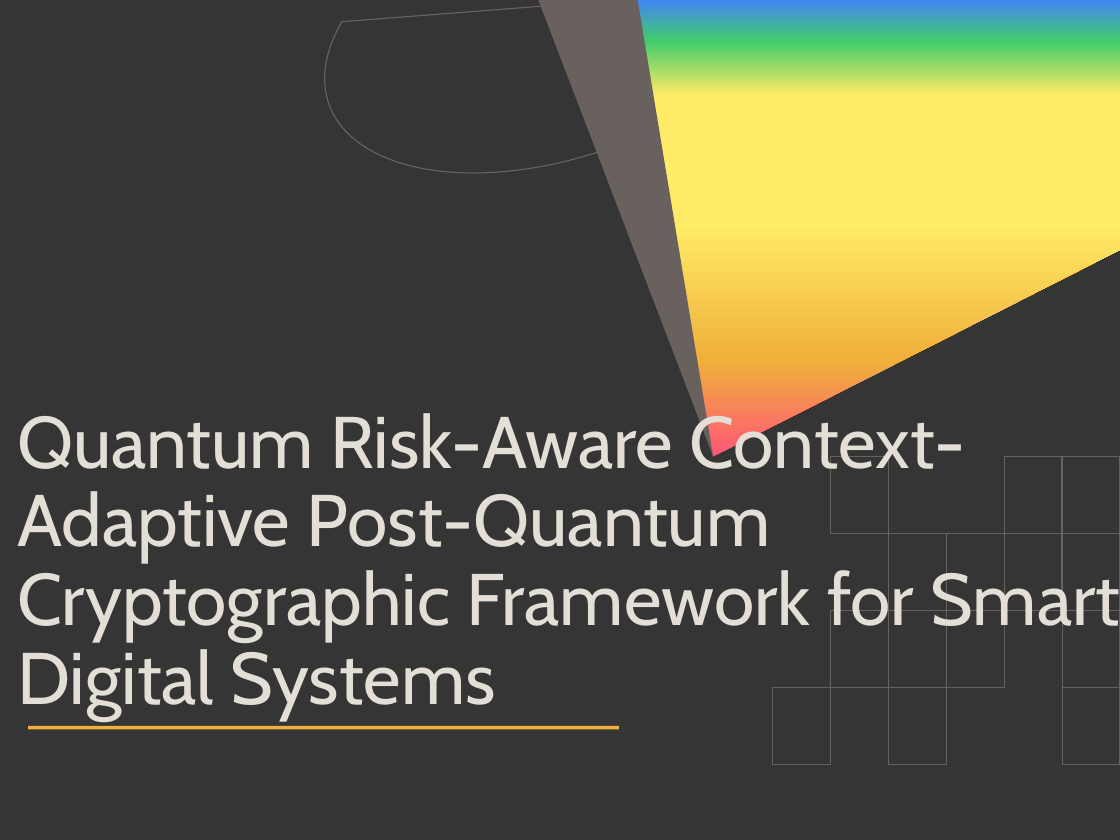
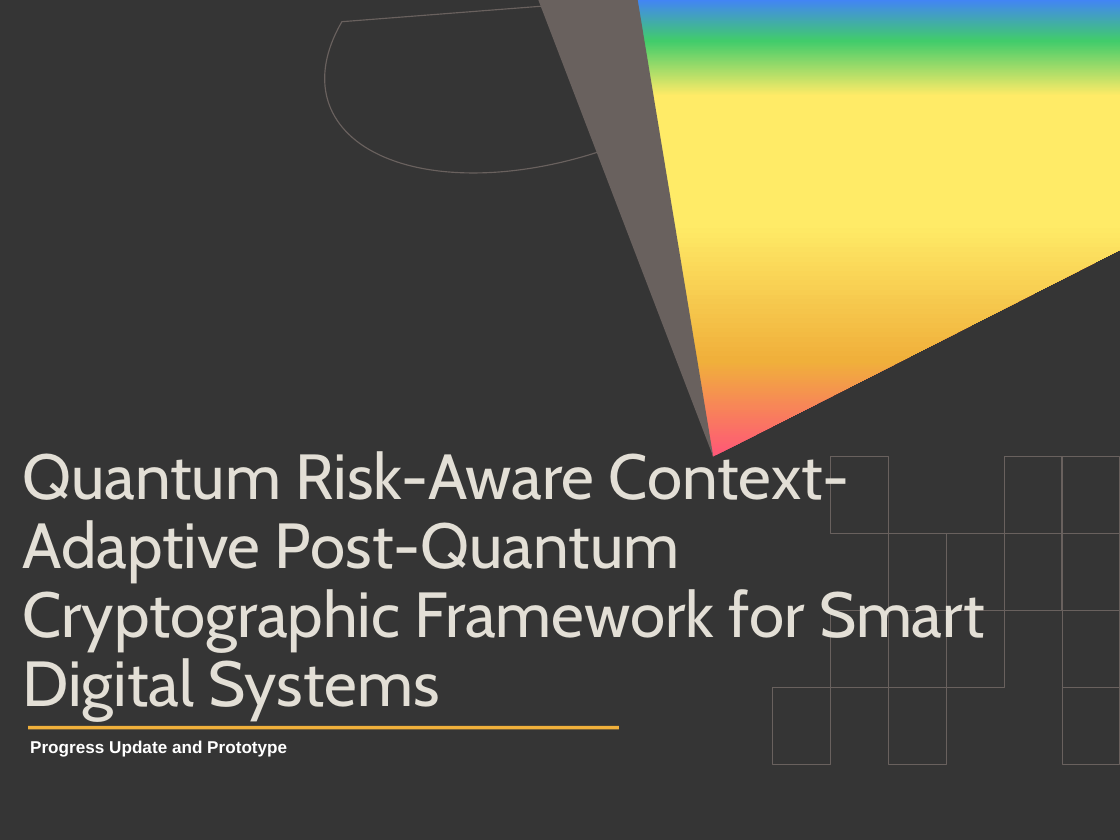
Before and after one commit to TheUnmeshRaj/Quantum-Risk-Aware-Context-Adaptive-PQC-Framework, a slide deck: slide 2 of docs/Proposal.pptx (slide 1 before the commit). Drawn at 1120x840 pixels with LibreOffice and Linux fonts; fonts in the diff are those of the drawing; background and template pictures are left out. Boxes give left, top, right and bottom in pixels: in the first picture for what was removed or moved away, otherwise in the second. Text is boxed around its words. In the diff, an @@ line names an element or a change of style, - is before the commit and + after.

```diff
--- a/docs/Proposal.pptx
+++ b/docs/Proposal.pptx
@@ title "Quantum Risk-Aware Context-Adaptive Post-Quantum Cryptograph ...": place and size @@
-title "Quantum Risk-Aware Context-Adaptive Post-Quantum Cryptograph ..." at [17, 405, 1120, 721]
+title "Quantum Risk-Aware Context-Adaptive Post-Quantum Cryptograph ..." at [23, 445, 984, 720]
@@ title "Quantum Risk-Aware Context-Adaptive Post-Quantum Cryptograph ..." at [23, 445, 984, 720]: size 47 to 41 pt @@
@@ text added at [30, 740, 287, 757], 11 pt, text #FFFFFF, bold @@
+Progress Update and Prototype
```
Also in this commit, not shown: 8 slides added, 3 other files.
